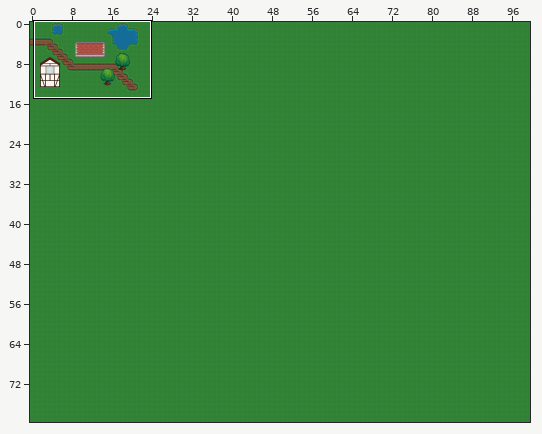
An edit to a level. Tiled map, assets/testMap3.tmx. Above: a wide view before the commit, with the close-up outlined.
Close-up. First the earlier version:
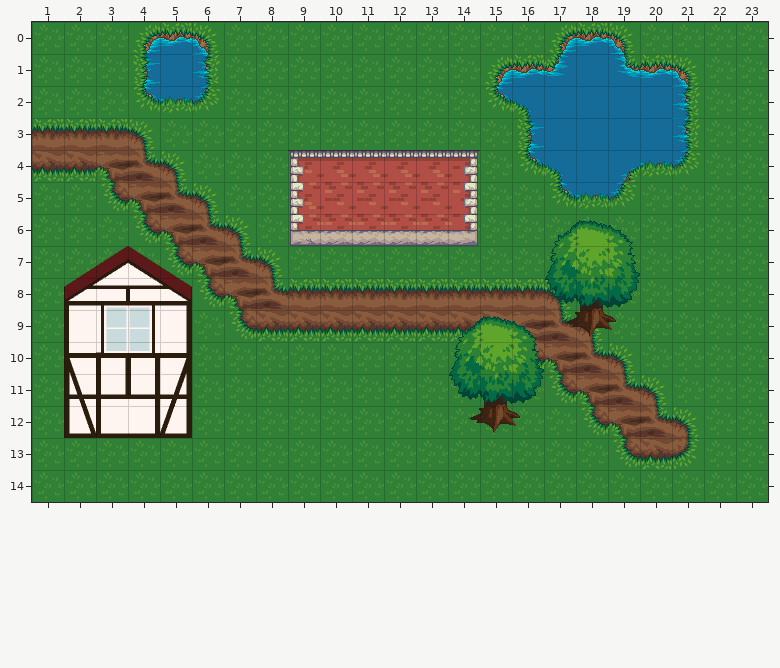
Cells are 64x64 px. Shown: x 1..23, y 0..14.
Once edited:
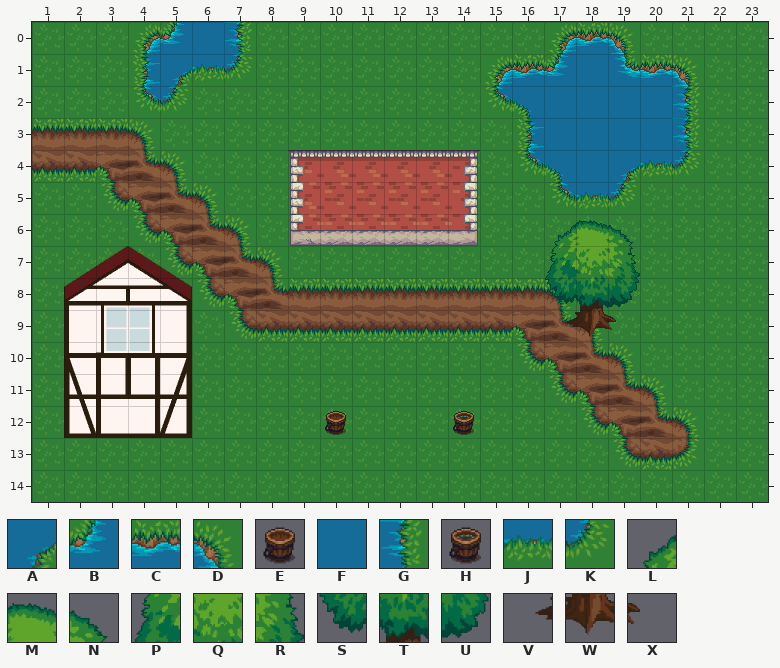
Key: from "base_out_atlas-sheet": A 374, B 407, C 438, D 439, E 463, F 470, G 471, H 495, J 502, K 503; from "terrain_atlas-sheet": L 925, M 926, N 927, P 957, Q 958, R 959, S 989, T 990, U 991, V 1021, W 1022, X 1023.
_ is an empty cell.
Tiles replaced or removed in this view: C, D, F, G, J, K, L, M, N, P, Q, R, S, T, U, V, W, X.
Diff:
Changed rows in their new state; . is an unchanged cell.
Layer "Hiddenlayer" (now hidden):
first column x 14:
 9 ___
10 ___
11 ___
12 ___
Layer "Collisionlayer":
first column x 5:
 0 BFG
 1 AJK
 2 K_.
first column x 10:
12 E...H
